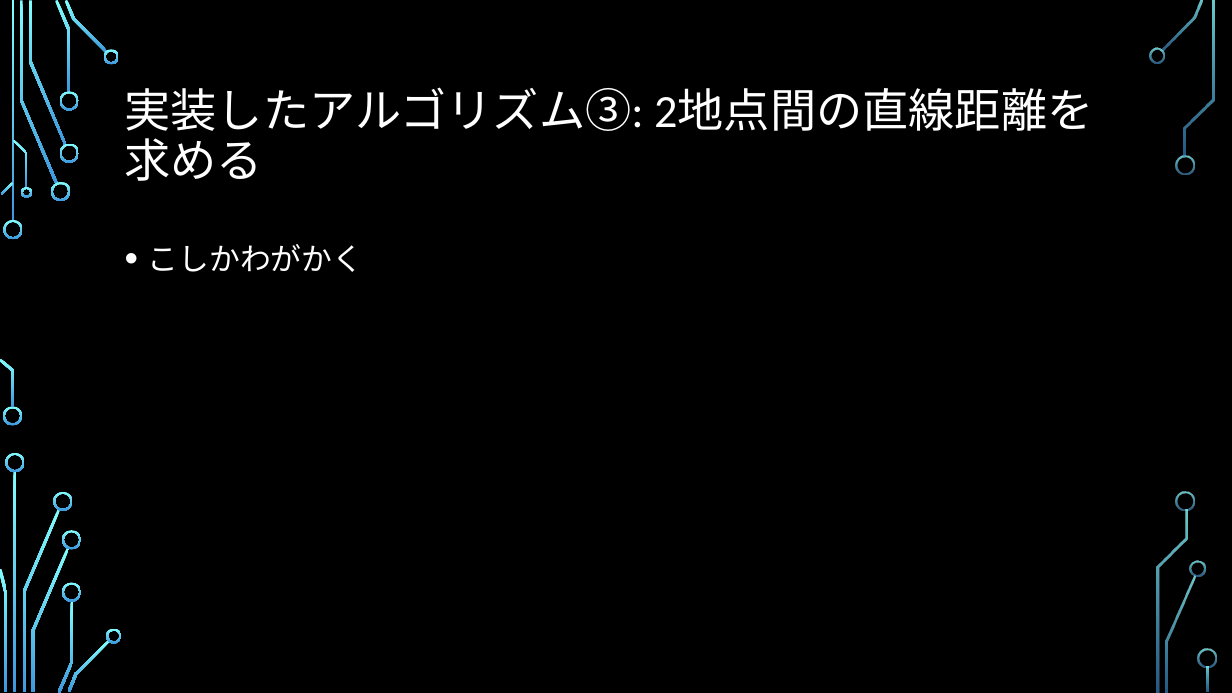
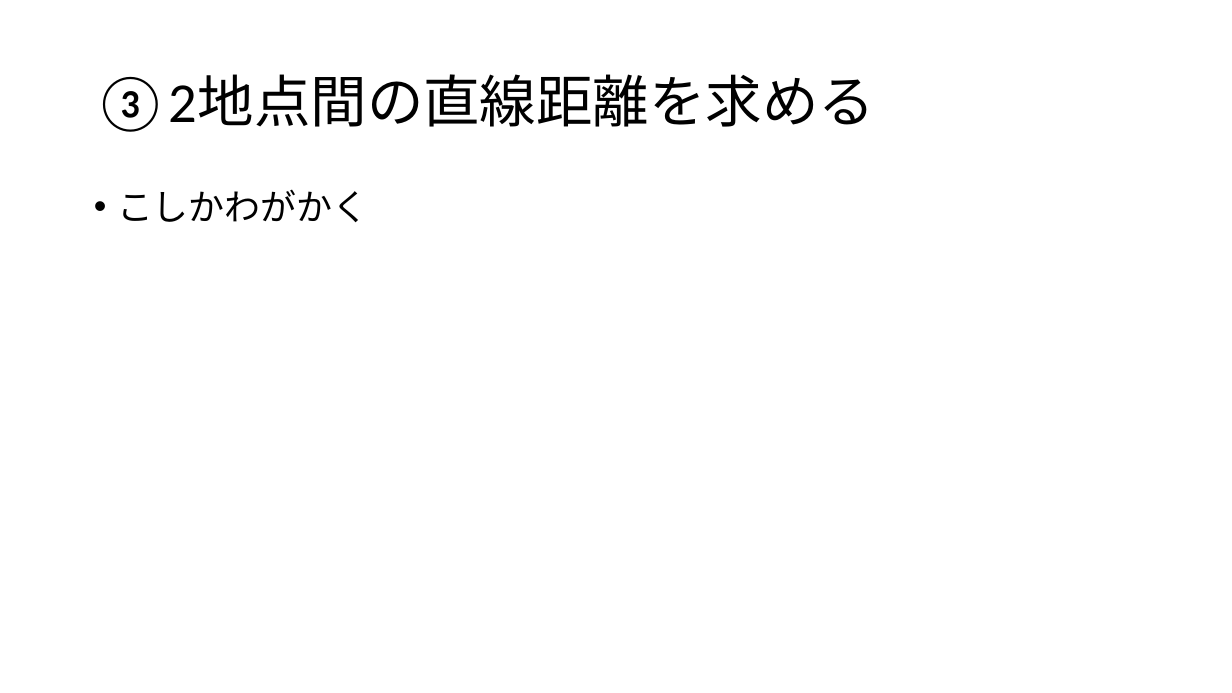
Before and after one commit to ie03-aizu-2019/ie03project-skys, a slide deck: slide 7 of Reports/Midterm.pptx. Drawn at 1232x693 pixels with LibreOffice and Linux fonts; fonts in the diff are those of the drawing; background and template pictures are left out. Boxes give left, top, right and bottom in pixels: in the first picture for what was removed or moved away, otherwise in the second. Text is boxed around its words. In the diff, an @@ line names an element or a change of style, - is before the commit and + after.

Commit message:
update design

```diff
--- a/Reports/Midterm.pptx
+++ b/Reports/Midterm.pptx
@@ background picture (left out) to #FFFFFF @@
@@ title at (94, 74, 875, 132): text changed; size 36 to 44 pt; text colour #FFFFFF to #000000 @@
-実装したアルゴリズム③: 2地点間の直線距離を求める
+③2地点間の直線距離を求める
@@ text "こしかわがかく": place and size @@
-text "こしかわがかく" at (148, 244, 364, 272)
+text "こしかわがかく" at (117, 189, 368, 222)
@@ text "こしかわがかく" at (117, 189, 368, 222): size 24 to 28 pt, text colour #FFFFFF to #000000; line spacing 1.2 to 0.9 @@
@@ group removed at (0, 0, 1217, 693): 33 freeform shapes, 3 rectangles @@
```
Also in this commit, not shown: 16 other slides changed, 1 slide added.
